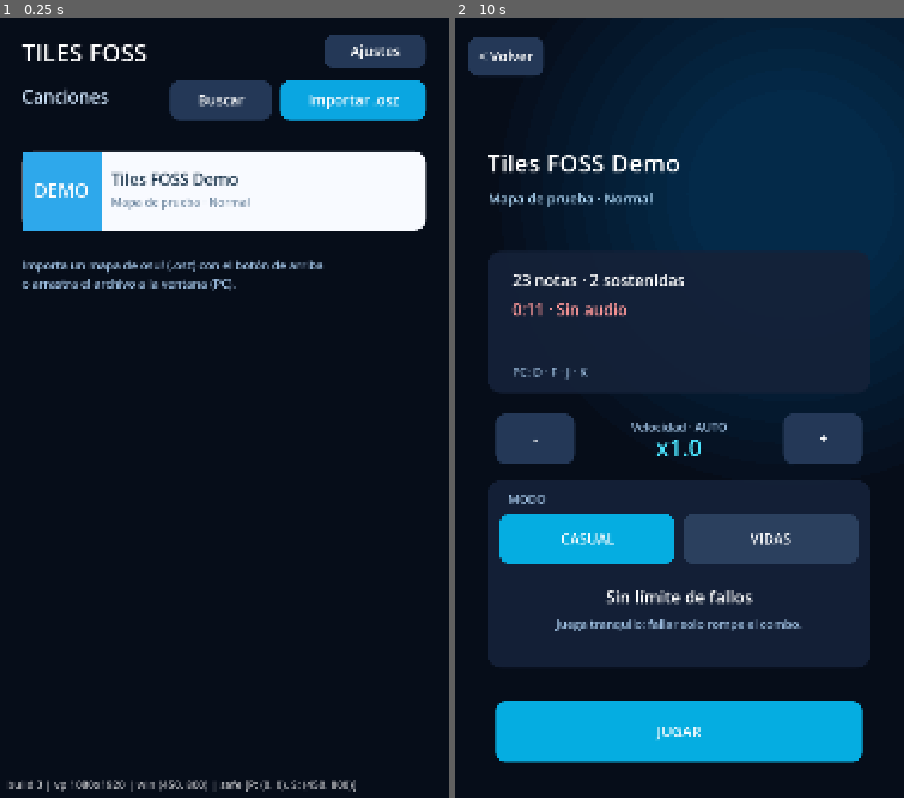
Above: before the commit, frames 1-2 (left to right).
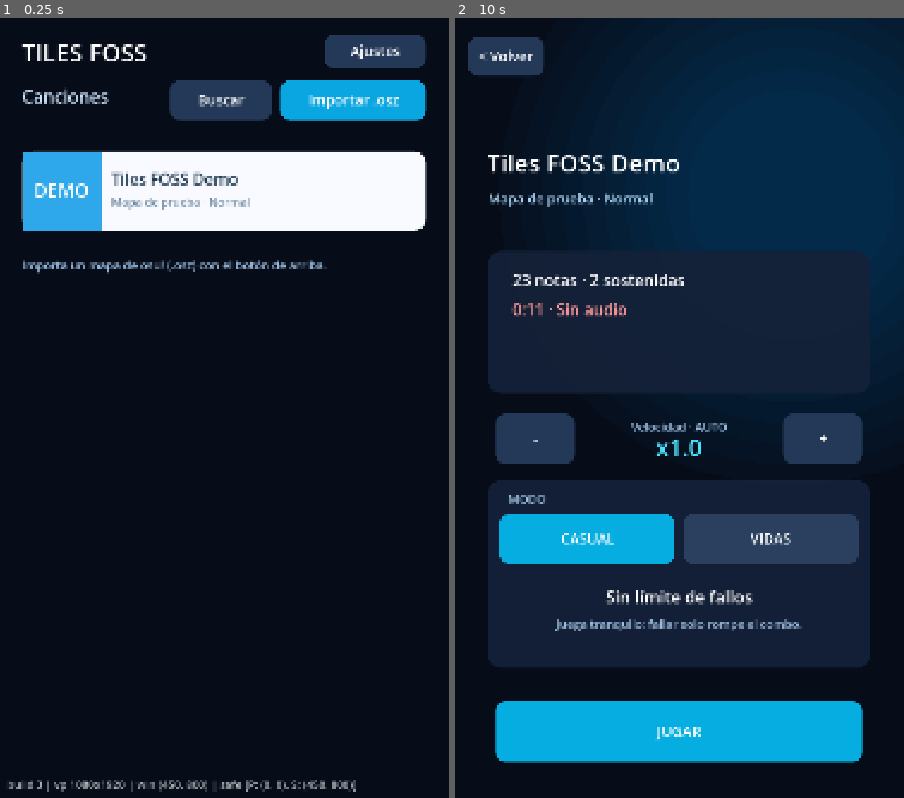
Above: after the commit, the same moments.

Repository: RikoxDeK/Tiles-FOSS
Game: Godot game, scene res://scenes/Main.tscn
Same seed, same stepped clock (60 frames per second), same inputs: the game is played once before the commit and once after it.
Inputs (mouse positions are in pixels of both pictures, inside the frame that each line leads up to):
- Up to frame 1 (0.25 s): no input
- Up to frame 2 (10 s): tap Enter at 0.5, 2, 3.5 s; move the mouse to (657, 579) at 0.52 s; hold D 0.53-1.25 s; tap F at 0.6, 5.1, 9.6 s; click (657, 579) at 0.67 s; tap Space at 1.25, 2.75, 4.25 s; drag from (814, 540) to (657, 579) at 1.27 s; move the mouse to (544, 298) at 2.02 s; tap K at 2.1, 6.6 s; drag from (701, 415) to (544, 298) at 2.77 s; move the mouse to (612, 220) at 3.52 s; tap J at 3.6, 8.1 s; drag from (778, 376) to (612, 220) at 4.27 s; move the mouse to (589, 454) at 5.02 s; hold D 5.03-5.75 s; click (589, 454) at 5.17 s; drag from (724, 244) to (589, 454) at 5.77 s; move the mouse to (657, 579) at 6.52 s; hold D 6.53-7.25 s; drag from (814, 540) to (657, 579) at 7.27 s; move the mouse to (544, 298) at 8.02 s; drag from (701, 415) to (544, 298) at 8.77 s; move the mouse to (612, 220) at 9.52 s; hold D from 9.53 s (still down); click (612, 220) at 9.67 s

The runs differ from the first frame. In frame 1, 0.4% of the frame differs, in the area x 5-73%, y 31-35%; in frame 2, less than 0.1%.

Commit message:
Arreglos: largas, vidas N+1, continuar con acordes, casual sin guardar, barra de progreso

Diff:
--- a/scripts/main.gd
+++ b/scripts/main.gd
@@ -59,7 +59,7 @@
 var life_menu := false       # menú "perdiste una vida"
 var life_menu_lock := 0.0    # evita tocar sin querer el menú justo al aparecer
 var resume_pending := false  # tras continuar: la siguiente tecla hace de "Continuar"
-var resume_idx := -1
+var resume_idxs: Array = []   # índices de las notas (acorde) que hacen de "Continuar"
 var grace_time := 0.0        # tras continuar, un segundo sin perder vidas
 var failed := false
 var fail_text := ""
@@ -231,19 +231,21 @@
 			continue
 		if note.type == "hold" and note.holding:
 			var held: bool = note.input_id in active_inputs and active_inputs[note.input_id] == note.lane
-			if not held and song_time < note.time + note.duration - 0.12:
-				note.done = true
-				note.holding = false
-				_miss(note.lane, hit_y)
-			elif song_time >= note.time + note.duration:
+			var end_time: float = note.time + note.duration
+			if not held and song_time < end_time - 0.12:
+				_release_hold(note)
+			elif song_time >= end_time:
 				note.done = true
 				note.holding = false
 				_hit(note.lane, "PERFECT", 180, hit_y)
 		elif note.type != "start" and song_time > note.time + HIT_LATE:
 			var miss_position: float = hit_y + (song_time - note.time) * speed
 			note.done = true
+			if note.type == "hold":   # la larga entera se queda atrás, apagada
+				note.released = true
+				note.release_time = note.time
 			_miss(note.lane, miss_position)
-	while first_idx < notes.size() and notes[first_idx].done:
+	while first_idx < notes.size() and notes[first_idx].done and not _ghost_visible(notes[first_idx]):
 		first_idx += 1
 	if song_time > chart_end and not finished:
 		finished = true
@@ -252,6 +254,26 @@
 			_stop_audio()
 			_finish_run()
 			screen = Screen.RESULTS
+
+## Soltar una larga antes de tiempo NO cuesta vida: Great si la sostuviste al menos la mitad
+## (el combo sigue), Good si la soltaste muy pronto (se rompe el combo). Lo que queda de la
+## larga se queda atrás, apagada y sin poder tocarse.
+func _release_hold(note: Dictionary) -> void:
+	var frac: float = clampf((song_time - float(note.time)) / maxf(0.05, float(note.duration)), 0.0, 1.0)
+	note.done = true
+	note.holding = false
+	note.released = true
+	note.release_time = song_time
+	if frac >= 0.5:
+		_hit(note.lane, "GREAT", 120, hit_y)
+	else:
+		_hit(note.lane, "GOOD", 50, hit_y)
+		combo = 0
+
+func _ghost_visible(note: Dictionary) -> bool:
+	if not note.get("released", false):
+		return false
+	return song_time < float(note.time) + float(note.duration) + (viewport_size.y - hit_y) / speed + 0.1
 
 func _unhandled_input(event: InputEvent) -> void:
 	# En Android cada toque llega dos veces: como InputEventScreenTouch y como un
@@ -380,7 +402,7 @@
 	perfects = 0; greats = 0; goods = 0; empties = 0
 	run_lives = lives_setting if lives_mode else 0
 	lives_left = run_lives
-	life_menu = false; life_menu_lock = 0.0; resume_pending = false; resume_idx = -1; grace_time = 0.0
+	life_menu = false; life_menu_lock = 0.0; resume_pending = false; resume_idxs = []; grace_time = 0.0
 	failed = false; fail_text = ""; run_mult = 1.0
 
 func _try_hit(lane: int, input_id: int) -> void:
@@ -459,10 +481,11 @@
 func _lose_life() -> void:
 	if run_lives <= 0 or finished or life_menu or grace_time > 0.0:
 		return
-	lives_left -= 1
+	# Con N vidas se pueden fallar N veces y seguir; el fallo N+1 (con 0 vidas) termina.
 	if lives_left <= 0:
 		_game_over("SIN VIDAS")
 	else:
+		lives_left -= 1
 		life_menu = true
 		life_menu_lock = 0.7
 		_set_paused(true)
@@ -492,30 +515,47 @@
 	active_inputs.clear()
 	# La siguiente nota pendiente se marca como "Continuar": al tocarla se cuenta como
 	# esa nota y la canción sigue desde ahí.
-	resume_idx = -1
+	resume_idxs = []
+	var first_pending := -1
 	for i in range(first_idx, notes.size()):
 		if not notes[i].done and notes[i].type != "start":
-			resume_idx = i
+			first_pending = i
 			break
-	if resume_idx < 0:
+	if first_pending < 0:
 		grace_time = GRACE_AFTER_CONTINUE
 		_set_paused(false)
-	else:
-		# La escena queda congelada tal como se verá al seguir: la nota a retomar y las
-		# que vienen detrás se ven en su sitio, así puedes colocar los dedos antes de tocar.
-		song_time = float(notes[resume_idx].time) - RESUME_BACKOFF
-		resume_pending = true   # sigue pausado hasta que se toque esa tecla
+		return
+	# Todas las notas del mismo instante (acorde) hay que tocarlas para seguir.
+	var t0: float = notes[first_pending].time
+	for j in range(first_pending, notes.size()):
+		if float(notes[j].time) - t0 > 0.03:
+			break
+		if not notes[j].done and notes[j].type != "start":
+			resume_idxs.append(j)
+	# La escena queda congelada tal como se verá al seguir: la nota a retomar y las
+	# que vienen detrás se ven en su sitio, así puedes colocar los dedos antes de tocar.
+	song_time = t0 - RESUME_BACKOFF
+	resume_pending = true   # sigue pausado hasta que se toquen esas teclas
 
 func _resume_with(lane: int, input_id: int) -> void:
-	if resume_idx < 0 or lane != int(notes[resume_idx].lane):
-		return
-	var n: Dictionary = notes[resume_idx]
-	resume_pending = false; resume_idx = -1
-	if n.type == "hold":
-		n.holding = true; n.input_id = input_id
-	else:
-		n.done = true
-	_effect(lane, hit_y, Color(1, 1, 1, 0.82))
+	var tapped := false
+	for k in resume_idxs:
+		var n: Dictionary = notes[k]
+		if n.done or n.holding or int(n.lane) != lane:
+			continue
+		if n.type == "hold":
+			n.holding = true; n.input_id = input_id
+		else:
+			n.done = true
+		_effect(lane, hit_y, Color(1, 1, 1, 0.82))
+		tapped = true
+		break
+	if not tapped:
+		return
+	for k in resume_idxs:
+		if not notes[k].done and not notes[k].holding:
+			return   # faltan teclas del acorde
+	resume_pending = false; resume_idxs = []
 	grace_time = GRACE_AFTER_CONTINUE
 	_set_paused(false)
 	if audio_stream != null and audio_started:
@@ -843,11 +883,11 @@
 
 func _finish_run() -> void:
 	run_accuracy = _accuracy()
-	run_rank = _rank_for(run_accuracy, misses)
+	run_rank = _rank_for(run_accuracy, misses + empties)
 	run_mult = _lives_mult(run_lives) if run_lives > 0 else 1.0
 	if run_lives > 0:
 		score = roundi(score * run_mult)
-	if failed:
+	if failed or run_lives <= 0:   # solo el modo Vidas guarda récords
 		run_record = false
 		return
 	var key := _song_key(current_song)
@@ -912,6 +952,11 @@
 	for i in range(first_idx, notes.size()):
 		var note: Dictionary = notes[i]
 		if note.type != "start" and note.time - song_time > ahead: break
+		if note.done and note.get("released", false):
+			var gb: float = hit_y + (song_time - float(note.release_time)) * speed
+			var gh: float = maxf(0.0, (float(note.time) + float(note.duration) - float(note.release_time)) * speed)
+			draw_rect(Rect2(note.lane * lane_w + 2, gb - gh, lane_w - 4, gh), Color(0.42, 0.47, 0.55, 0.32))
+			continue
 		if note.done or (note.type == "start" and started): continue
 		var bottom: float = viewport_size.y if note.type == "start" and not started else hit_y - (note.time - song_time) * speed
 		var height: float = note.height
@@ -929,7 +974,7 @@
 			_draw_hold_marks(rect, note.holding)
 		else:
 			draw_rect(rect, Color(0.01,0.01,0.015))
-		if resume_pending and i == resume_idx:
+		if resume_pending and i in resume_idxs and not note.holding:
 			draw_rect(rect, Color.WHITE, false, 6.0)
 			_text("Continuar", Vector2(rect.position.x + 18, rect.get_center().y + 12), 35, Color.WHITE)
 		if note.type == "start": _text("Comenzar", Vector2(rect.position.x+18,rect.get_center().y+12), 35, Color.WHITE)
@@ -959,6 +1004,9 @@
 		_draw_lives_bars(55, 60 + top_inset, 64, 16, 12)
 	elif run_lives > LIVES_MIN:
 		_text_outlined(str(lives_left), 90, 105 + top_inset, 60, Color(1.0, 0.3, 0.4), Color(0.04, 0.16, 0.32, 0.95), 10)
+	var prog := clampf(song_time / maxf(0.1, chart_end), 0.0, 1.0)
+	draw_rect(Rect2(0, top_inset, viewport_size.x, 10), Color(0.04, 0.16, 0.32, 0.45))
+	draw_rect(Rect2(0, top_inset, viewport_size.x * prog, 10), Color(0.02, 0.68, 0.88))
 	if failed and finished:
 		draw_rect(Rect2(Vector2.ZERO, viewport_size), Color(0, 0, 0, 0.6))
 		_text_outlined(fail_text, viewport_size.x / 2, viewport_size.y / 2, 90, Color(1.0, 0.3, 0.35), Color(0.02, 0.05, 0.12, 0.95), 14)
@@ -969,10 +1017,10 @@
 		_text_outlined("PERDISTE UNA VIDA", viewport_size.x / 2, 520, 62, Color(1.0, 0.3, 0.35), Color(0.02, 0.05, 0.12, 0.95), 12)
 		if run_lives == LIVES_MIN:
 			_draw_lives_bars(viewport_size.x / 2 - 249.0, 590, 150, 30, 24)
-			_text_centered("Te quedan %d" % lives_left, viewport_size.x / 2, 700, 34, Color(0.82, 0.91, 1))
+			_text_centered("Te quedan %d" % lives_left if lives_left > 0 else "¡Última oportunidad!", viewport_size.x / 2, 700, 34, Color(0.82, 0.91, 1))
 		else:
 			_text_outlined(str(lives_left), viewport_size.x / 2, 680, 150, Color(1.0, 0.3, 0.4), Color(0.02, 0.05, 0.12, 0.95), 14)
-			_text_centered("vidas restantes", viewport_size.x / 2, 735, 30, Color(0.82, 0.91, 1))
+			_text_centered("vidas restantes" if lives_left > 0 else "¡Última oportunidad!", viewport_size.x / 2, 735, 30, Color(0.82, 0.91, 1))
 		_button(Rect2(170, 760, viewport_size.x - 340, 135), "RENDIRSE", Color(0.62, 0.16, 0.22, lk))
 		_button(Rect2(170, 930, viewport_size.x - 340, 135), "CONTINUAR", Color(0.02, 0.68, 0.88, lk))
 		draw_set_transform(Vector2.ZERO)
@@ -1023,8 +1071,7 @@
 		_text(_fit("Sin resultados para \"%s\"" % search_query, w, 30), Vector2(x, LIST_TOP + 70), 30, Color(0.62, 0.75, 0.88))
 	elif groups.size() == 1 and not search_open:
 		var hint_y := LIST_TOP + CARD_H + CARD_GAP + 70.0 - scroll_y
-		_text("Importa un mapa de osu! (.osz) con el botón de arriba", Vector2(x, hint_y), 28, Color(0.62, 0.75, 0.88))
-		_text("o arrastra el archivo a la ventana (PC).", Vector2(x, hint_y + 44), 28, Color(0.62, 0.75, 0.88))
+		_text("Importa un mapa de osu! (.osz) con el botón de arriba.", Vector2(x, hint_y), 28, Color(0.62, 0.75, 0.88))
 	# La cabecera tapa las tarjetas que suben por debajo.
 	draw_rect(Rect2(0, 0, viewport_size.x, LIST_TOP - 22), bg)
 	draw_set_transform(Vector2(0, top_inset))
@@ -1059,13 +1106,17 @@
 		var r: Rect2 = layout.rows[i]
 		var e: Dictionary = open_group.entries[i]
 		_panel(r, Color(0.88, 0.94, 1), 24)
-		_panel(Rect2(r.position.x, r.position.y, 130, r.size.y), _badge_color(e), 24)
-		_text_centered(e.badge, r.position.x + 65, r.get_center().y + 12, 34, Color.WHITE)
+		var bcol := Color(0.45, 0.52, 0.62)
+		var pb: Dictionary = bests.get(_song_key(e), {})
+		if not pb.is_empty():
+			bcol = RANK_COLORS[int(pb.rank)]
+		_panel(Rect2(r.position.x, r.position.y, 130, r.size.y), bcol, 24)
 		var row_best: Dictionary = bests.get(_song_key(e), {})
-		var name_w := r.size.x - 180.0 - (90.0 if not row_best.is_empty() else 0.0)
-		_text(_fit(e.version, name_w, 34), Vector2(r.position.x + 155, r.get_center().y + 12), 34, Color(0.12, 0.22, 0.31))
-		if not row_best.is_empty():
-			_text_centered(RANKS[int(row_best.rank)], r.end.x - 55, r.get_center().y + 18, 52, RANK_COLORS[int(row_best.rank)])
+		if row_best.is_empty():
+			_text_centered("–", r.position.x + 65, r.get_center().y + 14, 50, Color(1, 1, 1, 0.55))
+		else:
+			_text_centered(RANKS[int(row_best.rank)], r.position.x + 65, r.get_center().y + 16, 56, Color.WHITE)
+		_text(_fit(e.version, r.size.x - 180.0, 34), Vector2(r.position.x + 155, r.get_center().y + 12), 34, Color(0.12, 0.22, 0.31))
 
 func _draw_prepare() -> void:
 	_background(); draw_set_transform(Vector2(0, ui_off)); _button(Rect2(35,45,180,95),"< Volver",Color(0.14,0.22,0.34))
@@ -1077,9 +1128,6 @@
 	_panel(Rect2(80,560,w-160,340),Color(0.08,0.13,0.22,0.92),34)
 	_text("%d notas · %d sostenidas" % [song_stats.notes, song_stats.holds], Vector2(140,645), 38, Color.WHITE)
 	_text("%s · %s" % [_format_time(song_stats.duration), "Con audio" if audio_stream != null else "Sin audio"], Vector2(140,715), 38, Color.WHITE if audio_stream != null else Color(1,0.6,0.6))
-	if song_stats.dropped > 0:
-		_text(_fit("Adaptado a %d dedos: se quitaron %d de %d notas" % [OsuImporter.DEFAULT_MAX_FINGERS, song_stats.dropped, song_stats.total], w - 280, 28), Vector2(140,775), 28, muted)
-	_text("PC: D · F · J · K", Vector2(140,860), 28, muted)
 	# Velocidad
 	var cx := w / 2
 	_button(Rect2(100,950,190,120),"-",Color(0.14,0.22,0.34))
@@ -1100,7 +1148,7 @@
 			_text_centered("Sin penalización de puntos", cx, 1490, 28, Color(0.5, 0.95, 0.75))
 		else:
 			_text_centered("Puntos x%.2f (-%d %%)" % [m, roundi((1.0 - m) * 100.0)], cx, 1490, 28, Color(1.0, 0.75, 0.4))
-		_text_centered("Cada fallo cuesta una vida. Al llegar a 0, se acaba.", cx, 1535, 24, muted)
+		_text_centered("Puedes fallar %d veces y seguir; el siguiente fallo termina." % lives_setting, cx, 1535, 24, muted)
 	else:
 		_text_centered("Sin límite de fallos", cx, 1405, 40, Color.WHITE)
 		_text_centered("Juega tranquilo: fallar solo rompe el combo.", cx, 1465, 28, muted)
@@ -1141,12 +1189,14 @@
 		_text_centered(fail_text, w / 2, 745, 32, Color(0.9, 0.2, 0.28))
 	elif run_lives > 0:
 		_text_centered("Modo Vidas · %d vidas · puntos x%.2f" % [run_lives, run_mult], w / 2, 745, 28, muted)
+	else:
+		_text_centered("Casual · esta partida no se guarda", w / 2, 745, 28, muted)
 	_text("Puntuación", Vector2(170, 800), 29, muted); _text(str(score), Vector2(170, 880), 68, Color(0.02, 0.62, 0.86))
 	_text("Perfect: %d" % perfects, Vector2(170, 980), 34, dark); _text("Great: %d" % greats, Vector2(w / 2 + 20, 980), 34, dark)
 	_text("Good: %d" % goods, Vector2(170, 1045), 34, dark); _text("Fallos: %d" % misses, Vector2(w / 2 + 20, 1045), 34, dark)
 	_text("Vacíos: %d" % empties, Vector2(170, 1110), 34, dark); _text("Combo máx: %d" % max_combo, Vector2(w / 2 + 20, 1110), 34, dark)
 	var best: Dictionary = bests.get(_song_key(current_song), {})
-	if not best.is_empty():
+	if run_lives > 0 and not best.is_empty():
 		_text_centered("Mejor: %s · %d" % [RANKS[int(best.rank)], int(best.score)], w / 2, 1215, 32, muted)
 	_button(Rect2(110, 1400, w - 220, 135), "REPETIR", Color(0.02, 0.68, 0.88)); _button(Rect2(110, 1570, w - 220, 120), "CANCIONES", Color(0.17, 0.25, 0.37))
 
